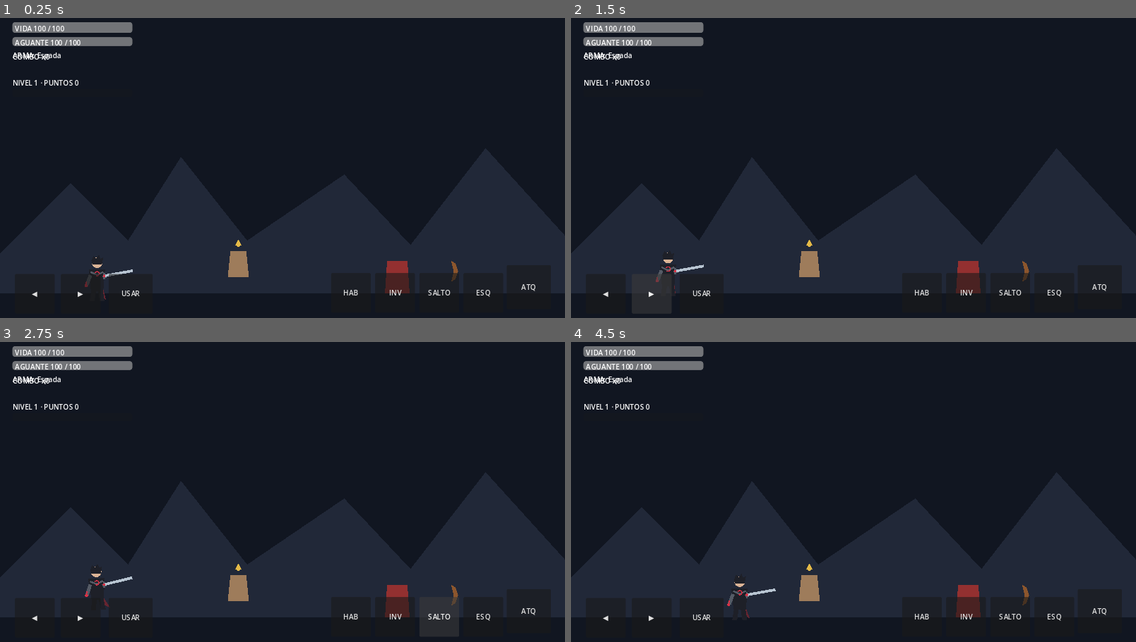
Above: before the commit, frames 1-4 (two rows, left to right).
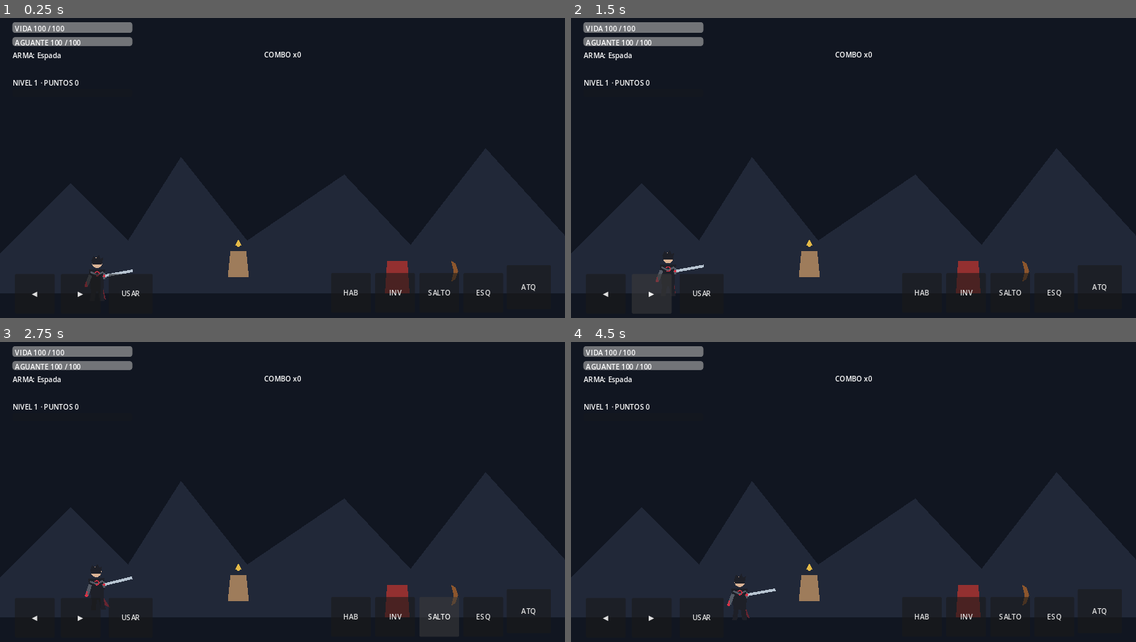
Above: after the commit, the same moments.

Repository: LoloscarPrr/EchoFragment
Game: Godot game, scene res://scenes/main/Main.tscn
The game is run twice, just before and just after one commit, with the same random seed, the same clock (stepped at 60 frames per second) and the same inputs.
Inputs:
- Up to frame 1 (0.25 s): no input
- Up to frame 2 (1.5 s): click "◀" at 0.5 s; click "▶" at 1.25 s
- Up to frame 3 (2.75 s): click "SALTO" at 2 s
- Up to frame 4 (4.5 s): click "ESQ" at 2.75 s; click "INV" at 3.5 s; click "Cerrar" at 4.25 s

The runs differ from the first frame. In frame 1, 0.1% of the frame differs, in the area x 2-54%, y 11-14%; in frame 2, 0.1%; in frame 3, 0.1%; in frame 4, 0.1%.

Commit message:
ui: separate combo indicator from equipment HUD

Diff:
--- a/scenes/main/Main.tscn
+++ b/scenes/main/Main.tscn
@@ -420,11 +420,15 @@
 text = "AGUANTE 100 / 100"
 
 [node name="ComboLabel" type="Label" parent="UI/HUD"]
-offset_left = 28.0
-offset_top = 91.0
-offset_right = 220.0
-offset_bottom = 118.0
+anchors_preset = 10
+anchor_right = 1.0
+offset_left = 500.0
+offset_top = 86.0
+offset_right = -500.0
+offset_bottom = 114.0
+grow_horizontal = 2
 text = "COMBO x0"
+horizontal_alignment = 1
 
 [node name="WeaponLabel" type="Label" parent="UI/HUD"]
 offset_left = 28.0
